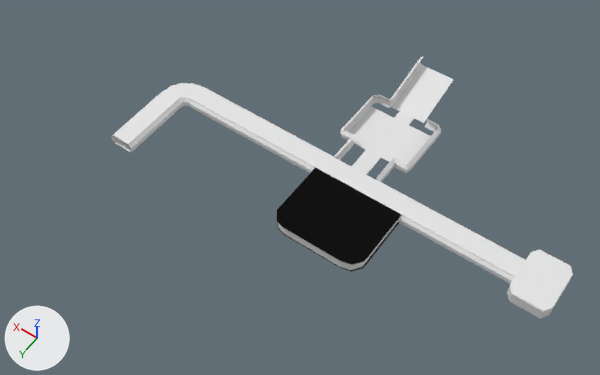
Renders of the Blender file blenderFiles/Chapter1/Level1-1Chamber.blend from each side of a commit.
The view is the same before and after, from a camera (50 mm lens) standing at (-89.0, 153.0, 248.0) and looking at (24.0, -6.0, -1.0). The axes (+X, +Y, +Z) are drawn at lower left. The lights are the same throughout.

The older version as bpy lines, for what is in view:
```python
me_plane = bpy.data.meshes.new('Plane')
me_plane.from_pydata(...)  # 44 vertices, 42 faces; spans x -4.14..4.14, y -6.93..1.0, z -0.16..6.0
me_plane_008 = bpy.data.meshes.new('Plane.008')
me_plane_008.from_pydata(...)  # 190 vertices, 188 faces; spans x -1.0..1.0, y -1.0..1.0, z -0.35..0.0
me_plane_066 = bpy.data.meshes.new('Plane.066')
me_plane_066.from_pydata(...)  # 44 vertices, 42 faces; spans x -1.0..10.8, y -1.0..1.0, z -31.4..0.2
ob_plane = bpy.data.objects.new('Plane', me_plane)
ob_plane.location = (10.0, -27.0, 0.2)
ob_plane.scale = (3.45, 8.14, 1.0)
ob_plane_008 = bpy.data.objects.new('Plane.008', me_plane_008)
ob_plane_008.location = (-68.8, -17.2, 5.0)
ob_plane_008.scale = (7.83, 10.8, 1.0)
ob_plane_029 = bpy.data.objects.new('Plane.029', me_plane_066)
ob_plane_029.location = (27.4, -11.8, 2.5)
ob_plane_029.rotation_euler = (1.571, 0.0, 0.0)  # degrees (90, 0, 0)
ob_plane_029.scale = (5.48, 1.0, 1.0)
# also in view: 'Plane.018' at (-38.0, -13.0, 4.0); 'Plane.010' at (57.0, -32.0, 4.0); 'Plane.002' at (3.0, 2.0, 5.0); 'Plane.006' at (-30.0, -41.0, 4.0); 'Plane.030' at (55.0, 3.0, 4.0)
```
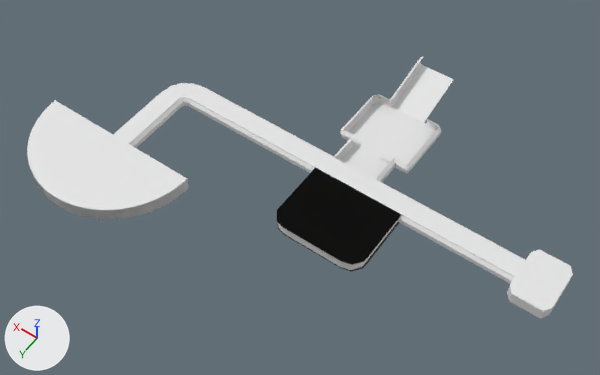
The change, as a diff of the scene's bpy script:
```diff
--- a/blenderFiles/Chapter1/Level1-1Chamber.blend.py
+++ b/blenderFiles/Chapter1/Level1-1Chamber.blend.py
@@ me_plane @@
 # used by ob_plane; location = (10.0, -27.0, 0.2); scale = (3.45, 8.14, 1.0)
-me_plane.from_pydata(...)  # 44 vertices, 42 faces; spans x -4.14..4.14, y -6.93..1.0, z -0.16..6.0
+me_plane.from_pydata(...)  # 92 vertices, 90 faces; spans x -4.61..4.36, y -6.93..1.0, z -0.16..6.0
+# me_plane part 1
+# 7 faces are deleted
+# 2 vertices move from x 4.14, y -1.0, z -0.16..0.0 to x 2.55, y -1.0, z -0.16..0.0
+# 33 vertices are added at x -4.61..4.36, y -4.19..1.0, z -0.16..0.0
+# 6 new vertices lie (-0.47, -0.04, 0.0) away from vertices in x -4.14..-1.0, y -3.94..-1.0, z -0.16..0.0
+# 9 new vertices lie (0.0, 0.0, 0.16) away from vertices in x -4.61..4.36, y -4.19..-0.86, z -0.16
+# 55 new faces join them
@@ me_semi_circle_001 @@
+me_semi_circle_001.from_pydata(...)  # 250 vertices, 324 faces; spans x -25.0..0.0, y -25.0..25.0, z -53.7..5.0
@@ ob_semi_circle_001 @@
+ob_semi_circle_001 = bpy.data.objects.new('semi_circle.001', me_semi_circle_001)
+ob_semi_circle_001.location = (92.8, 19.6, 4.9)
+ob_semi_circle_001.rotation_euler = (0.0, 0.0, -1.571)  # degrees (0, 0, -90)
+ob_semi_circle_001.scale = (1.39, 1.39, 0.099)
```

What differs and where, as boxes (x1, y1, x2, y2) in the pictures (600 x 375 px):
'semi_circle.001', added
    after: (27, 100, 189, 219)
'Plane', reshaped (8% wider, 6% taller)
    before: (349, 65, 454, 175)
    after: (340, 65, 454, 182)
part 1 of me_plane, built on
    before: (349, 107, 394, 175)
    after: (340, 103, 442, 182)
